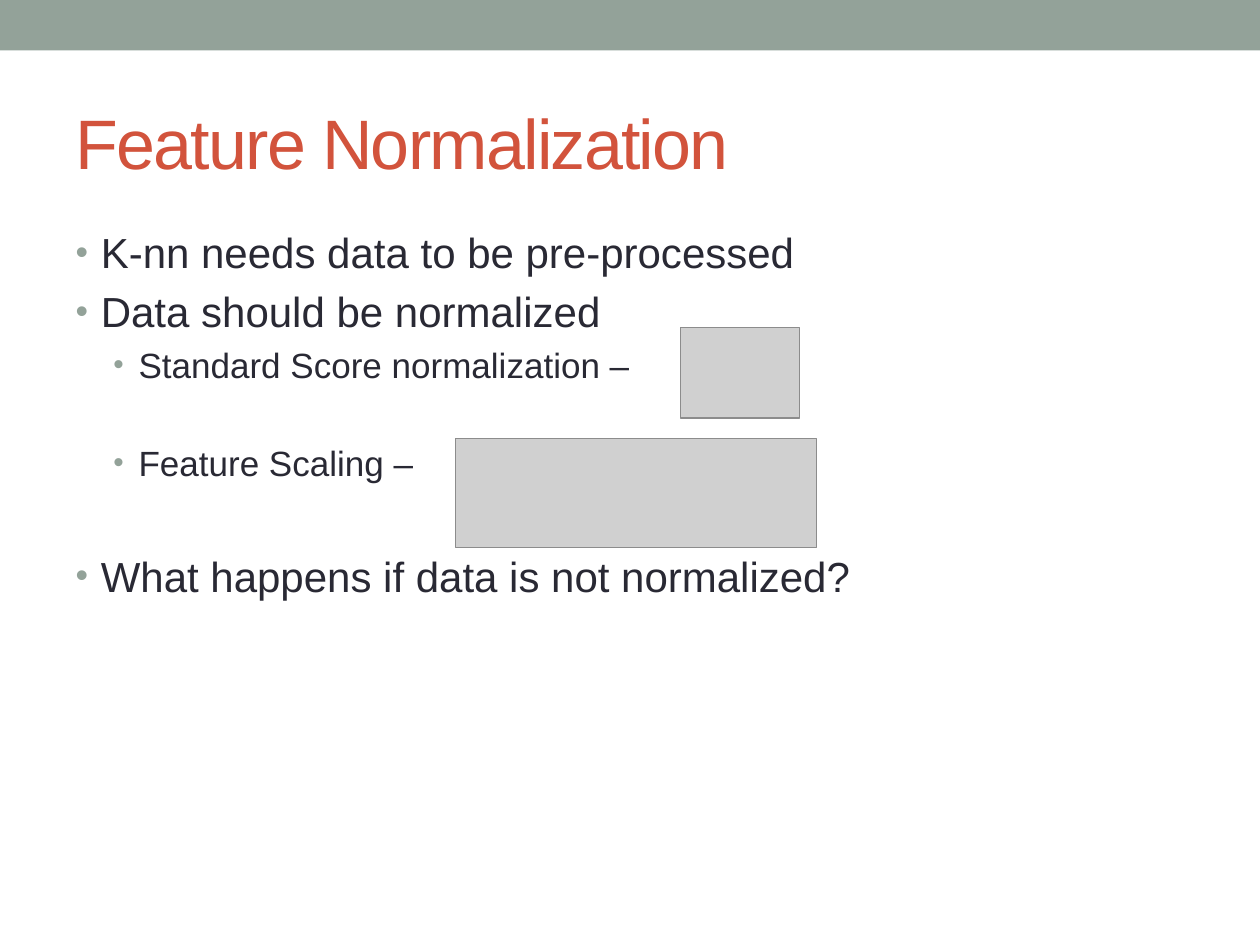
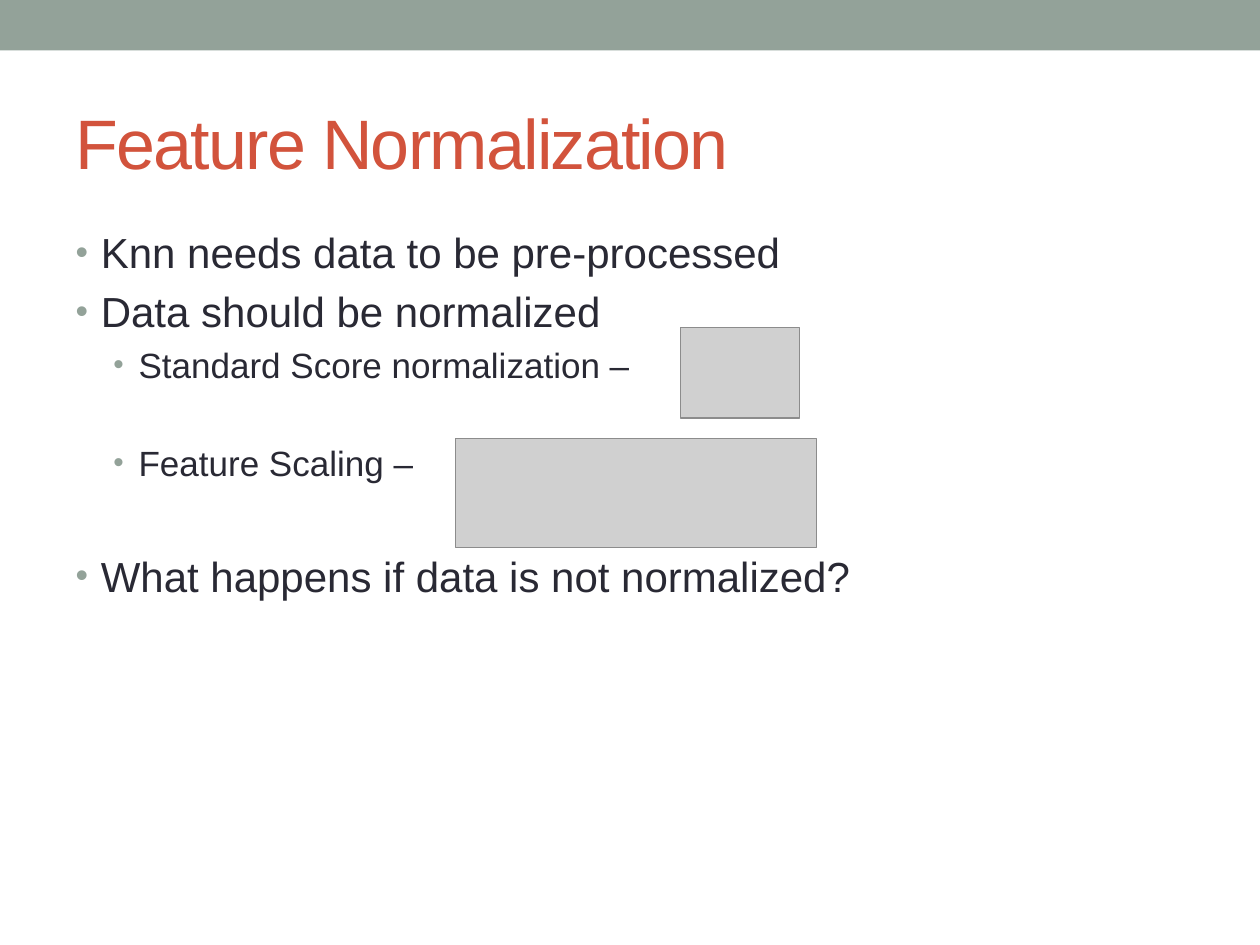
Before and after one commit to simonhughes22/IPD-Data-Science-Course, a slide deck: slide 48 of Machine Learning/Machine Learning Slides.pptx (slide 31 before the commit). Drawn at 1260x945 pixels with LibreOffice and Linux fonts; fonts in the diff are those of the drawing; grey boxes stand for pictures. Boxes give left, top, right and bottom in pixels: in the first picture for what was removed or moved away, otherwise in the second. Text is boxed around its words. In the diff, an @@ line names an element or a change of style, - is before the commit and + after.

```diff
--- a/Machine Learning/Machine Learning Slides.pptx
+++ b/Machine Learning/Machine Learning Slides.pptx
@@ text at <box>101,237,780,277</box>: text changed @@
-• K-nn needs data to be pre-processed
+• Knn needs data to be pre-processed
```
Also in this commit, not shown: 5 other slides changed, 46 slides added, 3 other files.
